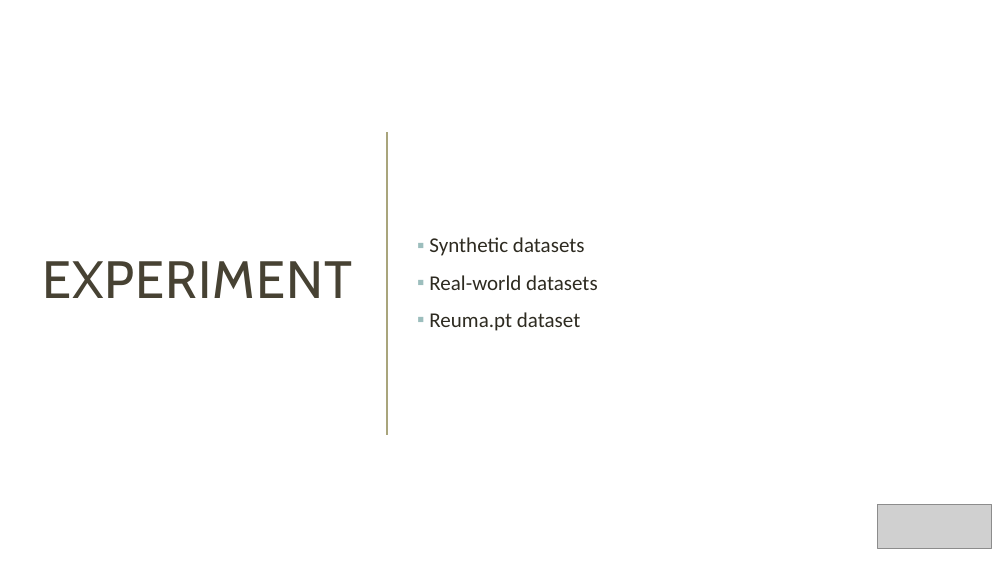
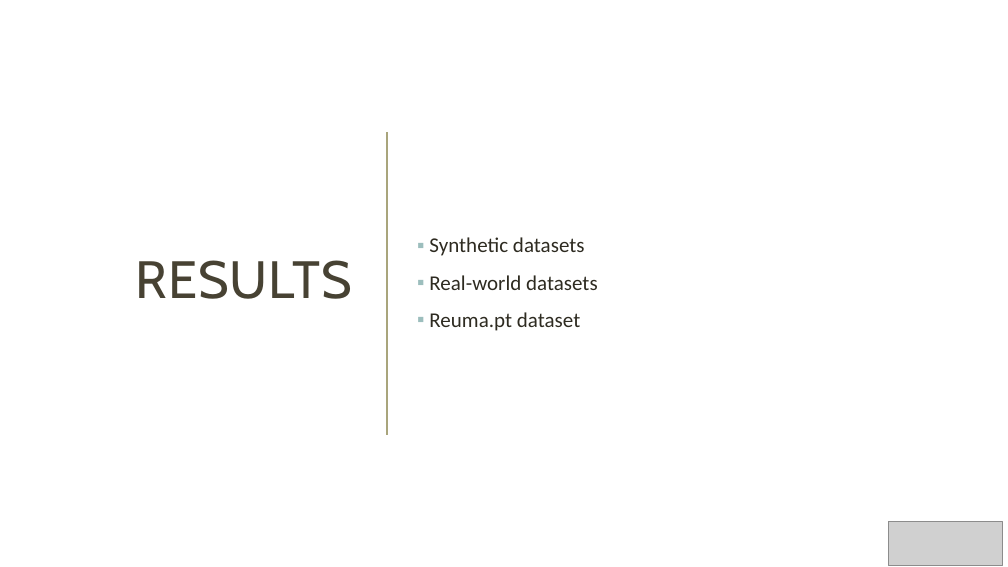
Before and after one commit to Nuno09/MscThesis, a slide deck: slide 30 of Dissertacao/apresentação_tese.pptx. Drawn at 1008x567 pixels with LibreOffice and Linux fonts; fonts in the diff are those of the drawing; grey boxes stand for pictures. Boxes give left, top, right and bottom in pixels: in the first picture for what was removed or moved away, otherwise in the second. Text is boxed around its words. In the diff, an @@ line names an element or a change of style, - is before the commit and + after.

```diff
--- a/Dissertacao/apresentação_tese.pptx
+++ b/Dissertacao/apresentação_tese.pptx
@@ title at (135, 260, 352, 299): text changed @@
-EXPERIMENT
+RESULTS
@@ picture: place and size @@
-picture at (878, 504, 992, 548)
+picture at (889, 522, 1003, 566)
```
Also in this commit, not shown: 29 other slides changed, 24 slides added, 2 slides removed.
